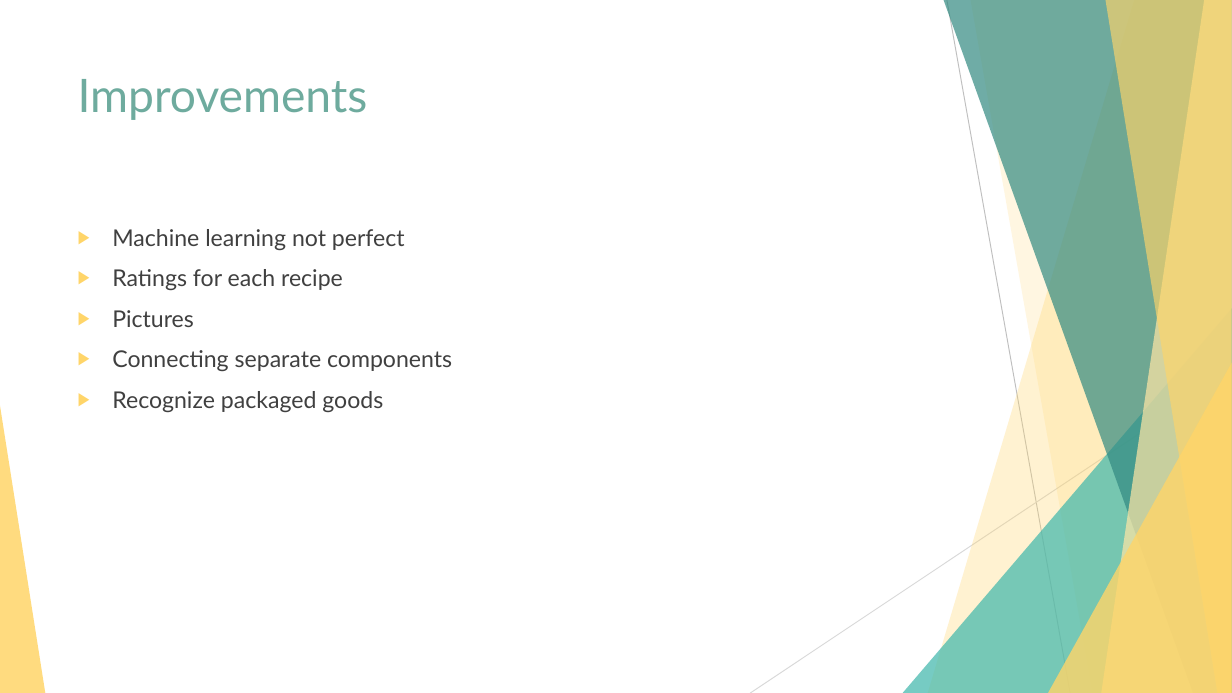
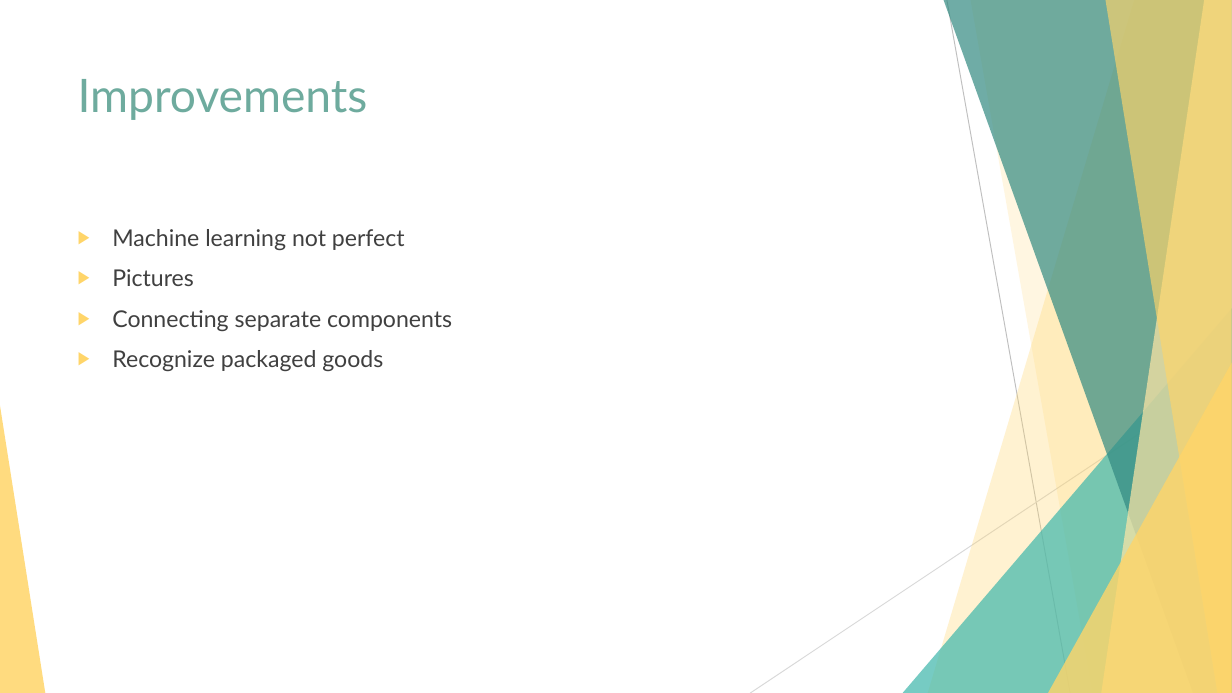
Before and after one commit to adrian760/RecipEZ, a slide deck: slide 5 of RecipEZ.pptx (slide 6 before the commit). Drawn at 1232x693 pixels with LibreOffice and Linux fonts; fonts in the diff are those of the drawing. Boxes give left, top, right and bottom in pixels: in the first picture for what was removed or moved away, otherwise in the second. Text is boxed around its words. In the diff, an @@ line names an element or a change of style, - is before the commit and + after.

```diff
--- a/RecipEZ.pptx
+++ b/RecipEZ.pptx
@@ text at [112,269,343,290]: paragraph removed @@
-▶ Ratings for each recipe
```
Also in this commit, not shown: 1 other slide changed, 1 slide removed.
